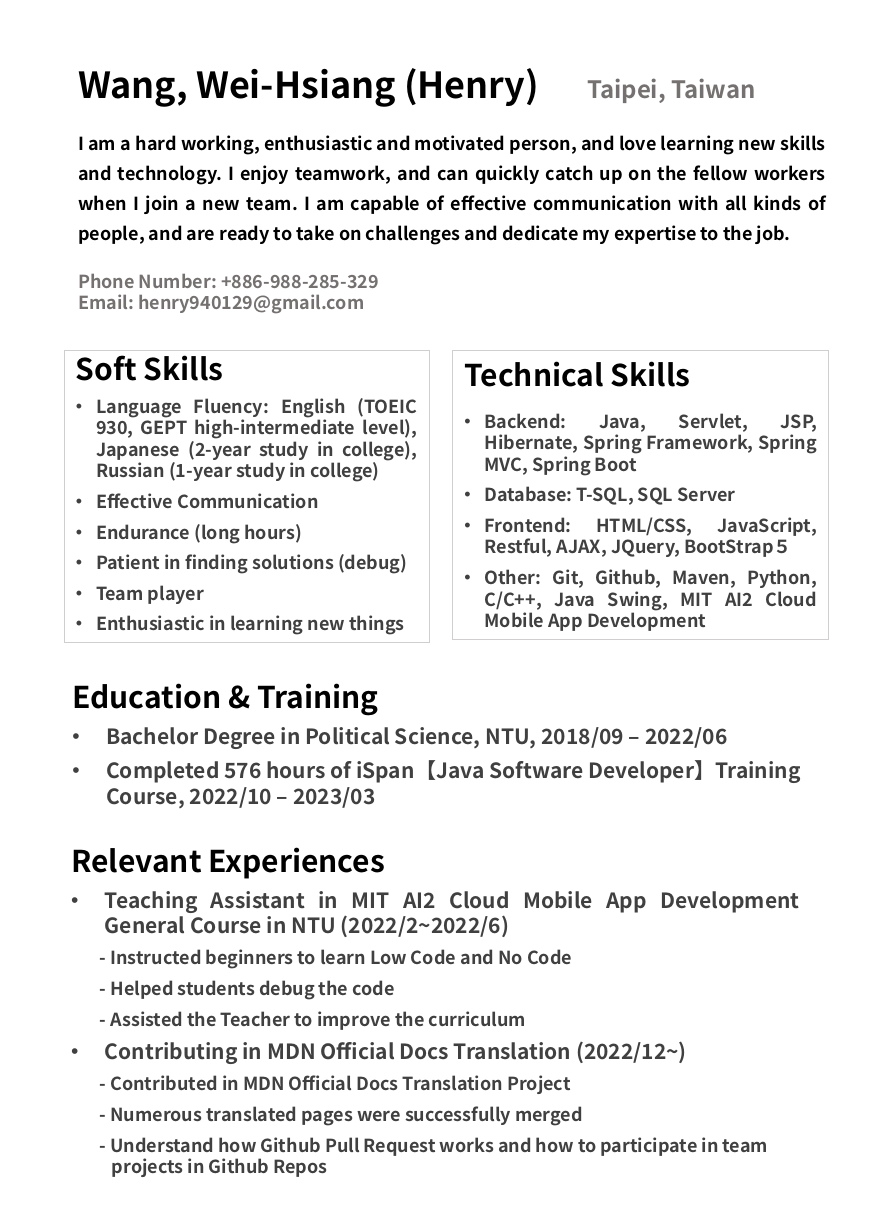
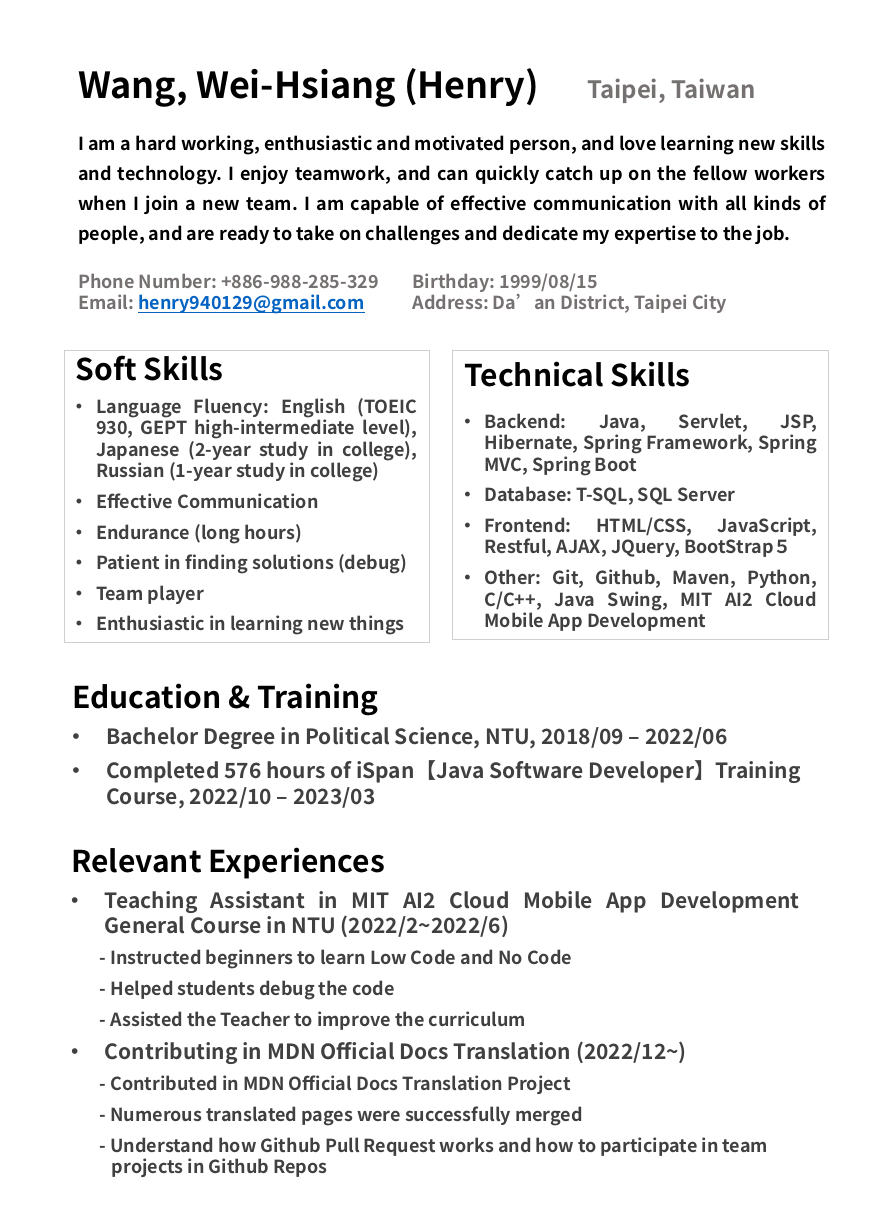
Before and after one commit to weixiang0815/ispanlearningmaterial, a slide deck: slide 3 of 面試資料/王威翔履歷.pptx. Drawn at 892x1232 pixels with LibreOffice and Linux fonts; fonts in the diff are those of the drawing. Boxes give left, top, right and bottom in pixels: in the first picture for what was removed or moved away, otherwise in the second. Text is boxed around its words. In the diff, an @@ line names an element or a change of style, - is before the commit and + after.

```diff
--- a/面試資料/王威翔履歷.pptx
+++ b/面試資料/王威翔履歷.pptx
@@ subtitle at bbox=[78, 273, 727, 313]: text changed @@
-Phone Number: +886-988-285-329
-Email: henry940129@gmail.com
+Phone Number: +886-988-285-329 Birthday: 1999/08/15
+Email: henry940129@gmail.com Address: Da’an District, Taipei City
```
Also in this commit, not shown: 1 other slide changed, 1 other file.
